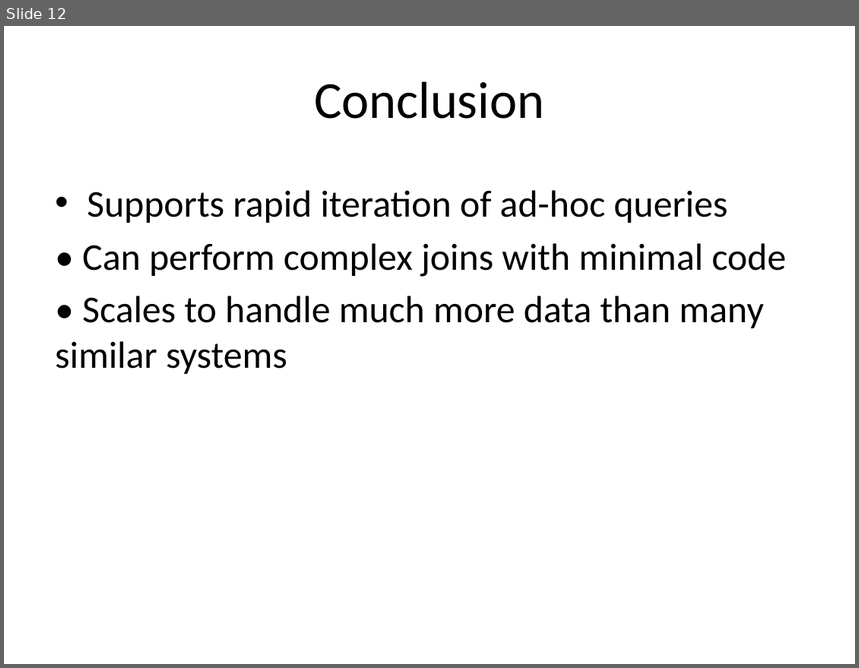
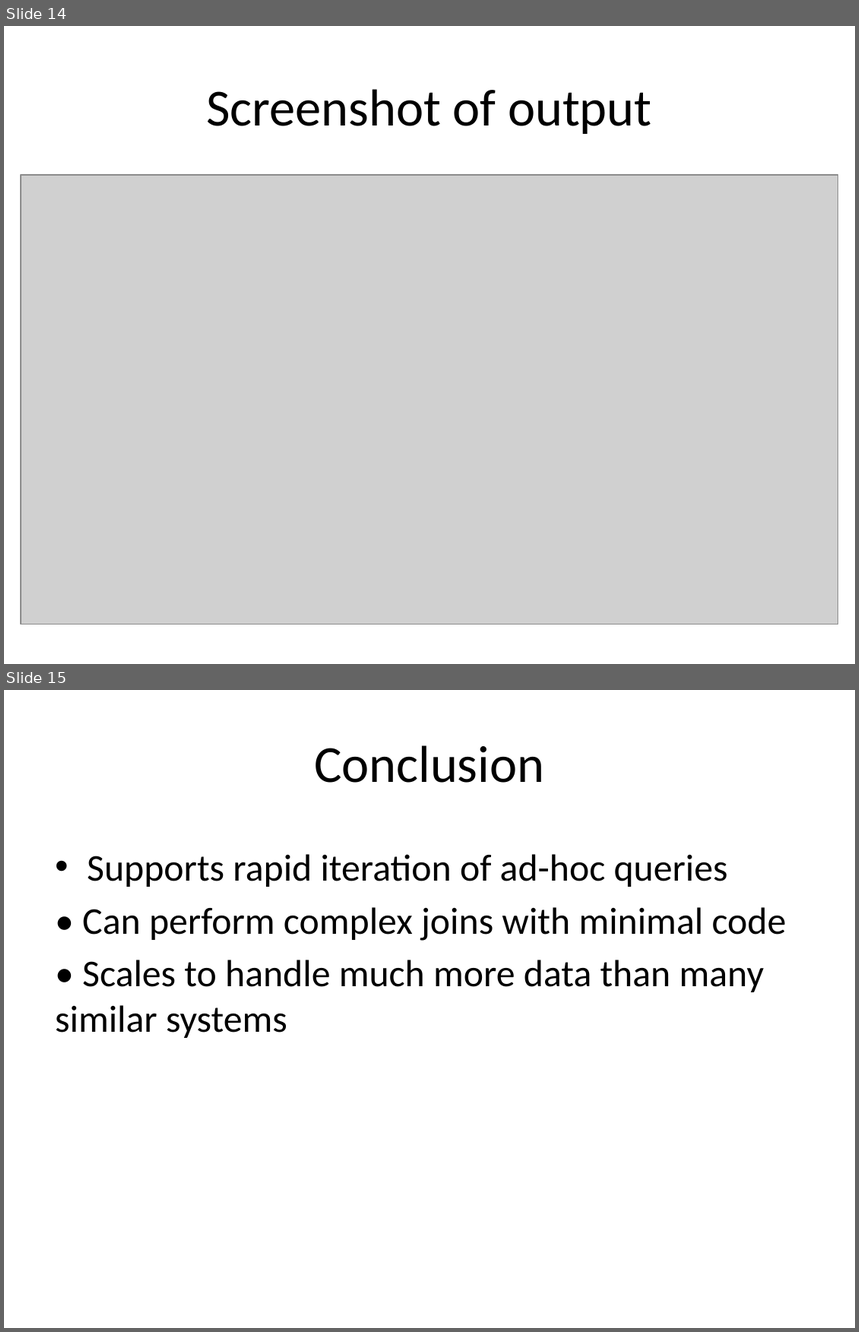
Before and after one commit to wjmagic9/CS5590_Midterm, a slide deck: Mid-term slides.pptx. Shown one above the other, each under a label of ours: slide 12 before the commit, slides 14 and 15 after it. The pictures are 859x668 and 859x1332 pixels, drawn with LibreOffice and Linux fonts; fonts in the diff are those of the drawing; grey boxes stand for pictures. Boxes give left, top, right and bottom in pixels: in the first picture for what was removed or moved away, otherwise in the second. Text is boxed around its words. In the diff, an @@ line names an element or a change of style, - is before the commit and + after.

```diff
--- a/Mid-term slides.pptx
+++ b/Mid-term slides.pptx
@@ slide 14 added at <box>4,26,855,664</box>, background #FFFFFF @@
@@ title added at <box>206,89,652,134</box>, 44 pt, text #000000 @@
+Screenshot of output
@@ picture added at <box>21,175,839,624</box> @@
@@ what was slide 12 is now slide 15 @@
```
Also in this commit, not shown: 1 slide changed, 2 other slides added, 10 other files.
